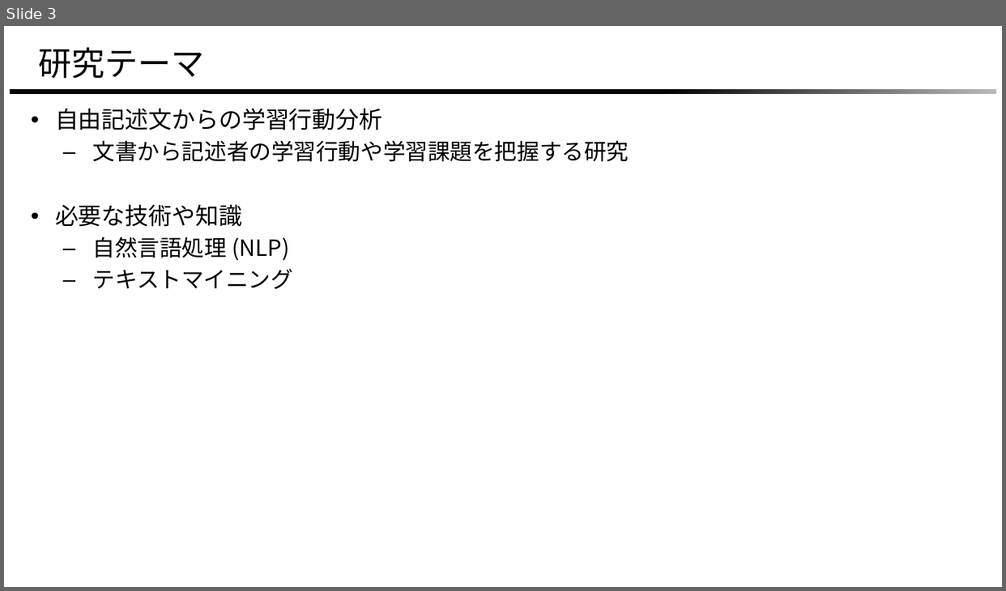
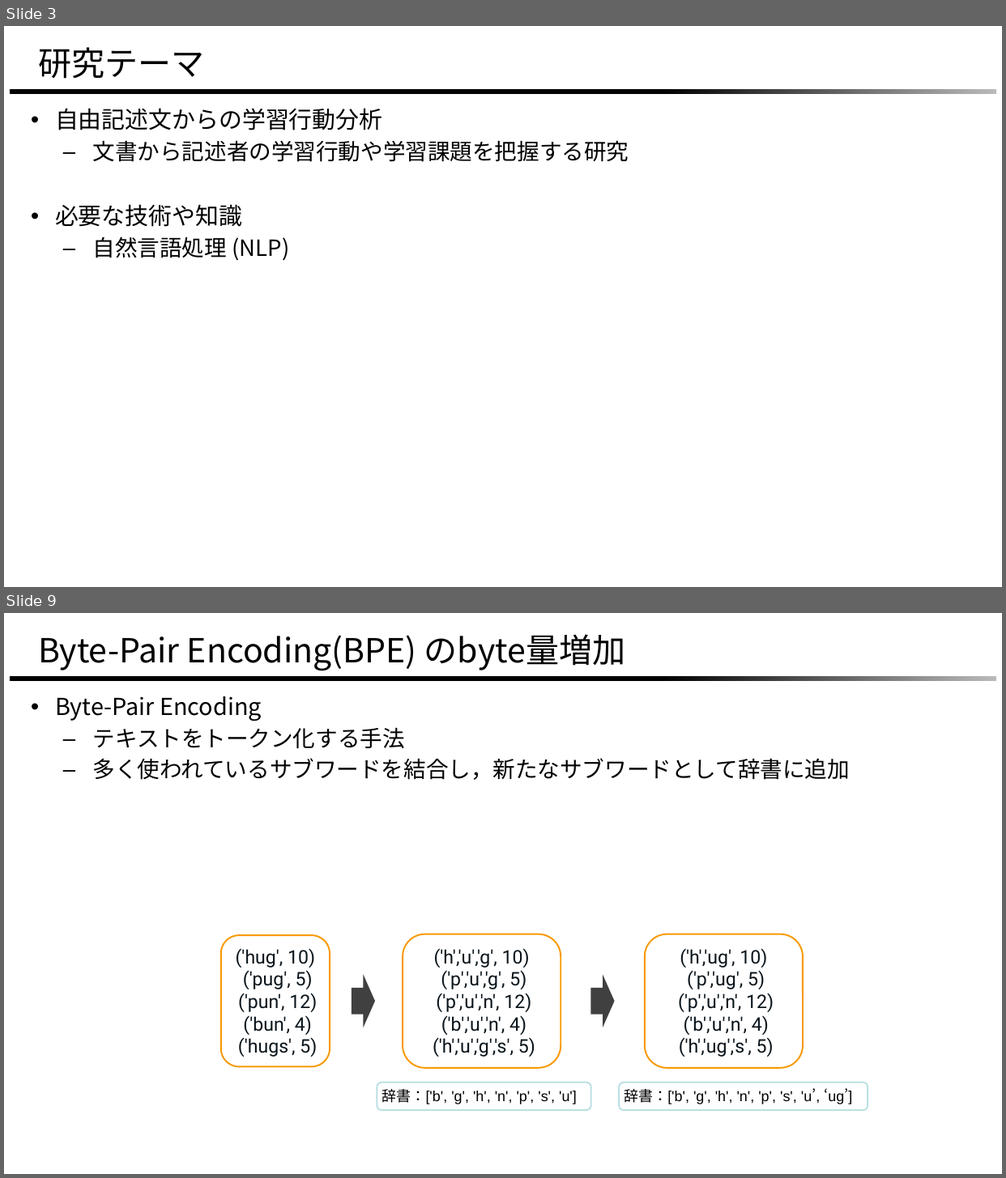
Before and after one commit to masa1357/research, a slide deck: 2023/meeting/0429meeting/0429meeting.pptx. Shown one above the other, each under a label of ours: slide 3 before the commit, slides 3 and 9 after it; the slides between them are not shown. The pictures are 1006x591 and 1006x1178 pixels, drawn with LibreOffice and Linux fonts; fonts in the diff are those of the drawing; background and template pictures are left out. Boxes give left, top, right and bottom in pixels: in the first picture for what was removed or moved away, otherwise in the second. Text is boxed around its words. In the diff, an @@ line names an element or a change of style, - is before the commit and + after.

```diff
--- a/2023/meeting/0429meeting/0429meeting.pptx
+++ b/2023/meeting/0429meeting/0429meeting.pptx
@@ slide 9 added at (x1=4, y1=613, x2=1002, y2=1174), background #FFFFFF; not listed: 1 template element that a slide beside it also shows @@
@@ title added at (x1=38, y1=634, x2=625, y2=671), 64 pt, text #000000 @@
+  Byte-Pair Encoding(BPE) のbyte量増加
@@ text added at (x1=55, y1=696, x2=850, y2=780), 43 pt, text #000000 @@
+• Byte-Pair Encoding
+  – テキストをトークン化する手法
+  – 多く使われているサブワードを結合し，新たなサブワードとして辞書に追加
@@ rounded rectangle added at (x1=221, y1=935, x2=330, y2=1067), fill #FFFFFF, outline #F89900 3 pt, 36 pt, text #08131A @@
+('hug', 10)
+('pug', 5)
+('pun', 12)
+('bun', 4)
+('hugs', 5)
@@ rounded rectangle added at (x1=403, y1=935, x2=560, y2=1068), fill #FFFFFF, outline #F89900 3 pt, 36 pt, text #08131A @@
+('h','u','g', 10)
+('p','u','g', 5)
+('p','u','n', 12)
+('b','u','n', 4)
+('h','u','g','s', 5)
@@ rounded rectangle added at (x1=645, y1=935, x2=803, y2=1068), fill #FFFFFF, outline #F89900 3 pt, 36 pt, text #08131A @@
+('h','ug', 10)
+('p','ug', 5)
+('p','u','n', 12)
+('b','u','n', 4)
+('h','ug','s', 5)
@@ right arrow added at (x1=351, y1=974, x2=375, y2=1028), fill #404040 @@
@@ right arrow added at (x1=590, y1=974, x2=614, y2=1028), fill #404040 @@
@@ rounded rectangle added at (x1=377, y1=1083, x2=591, y2=1110), fill #FFFFFF, outline #BBE0E3 3 pt, 28 pt, text #000000 @@
+辞書：['b', 'g', 'h', 'n', 'p', 's', 'u']
@@ rounded rectangle added at (x1=619, y1=1083, x2=867, y2=1110), fill #FFFFFF, outline #BBE0E3 3 pt, 28 pt, text #000000 @@
+辞書：['b', 'g', 'h', 'n', 'p', 's', 'u’, ‘ug’]
@@ slide 3 changed as well @@
@@ text at (x1=93, y1=269, x2=293, y2=289): paragraph removed @@
-  – テキストマイニング
```
Also in this commit, not shown: 3 other slides changed, 6 other slides added, 3 slides removed, 5 other files.
